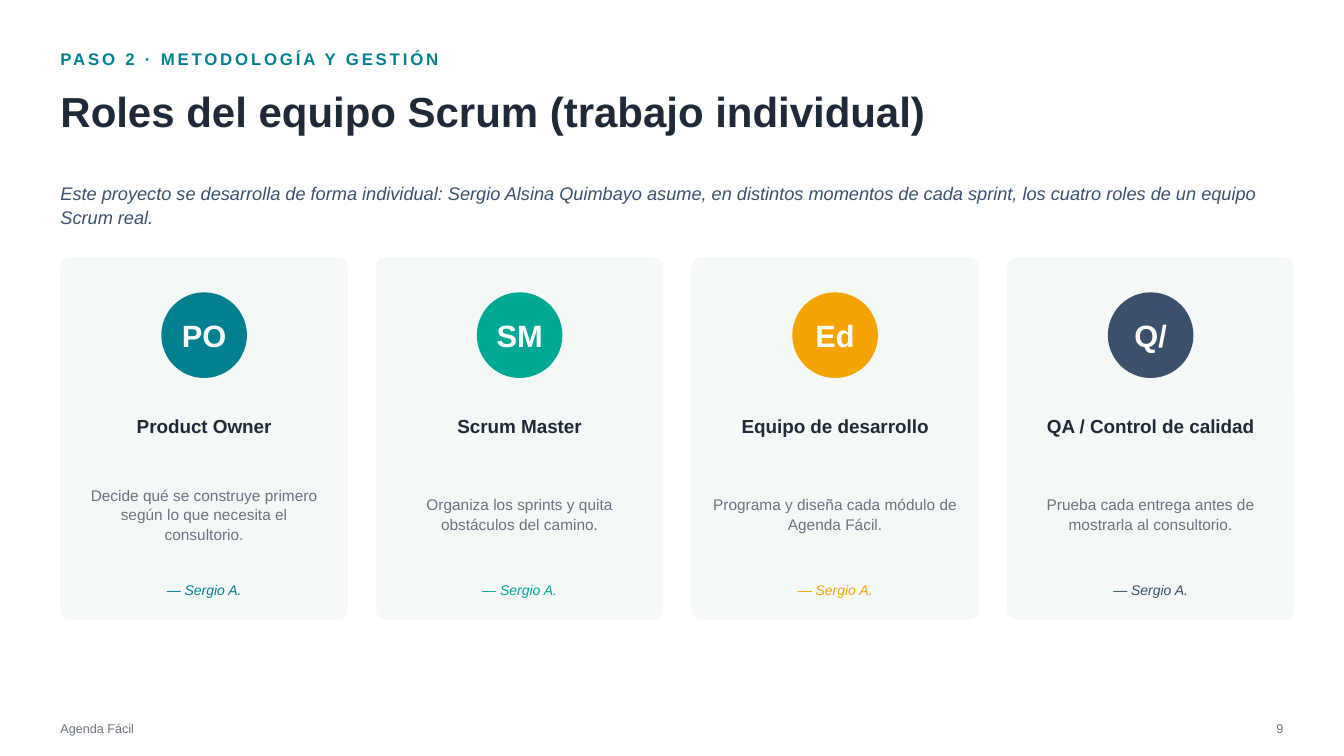
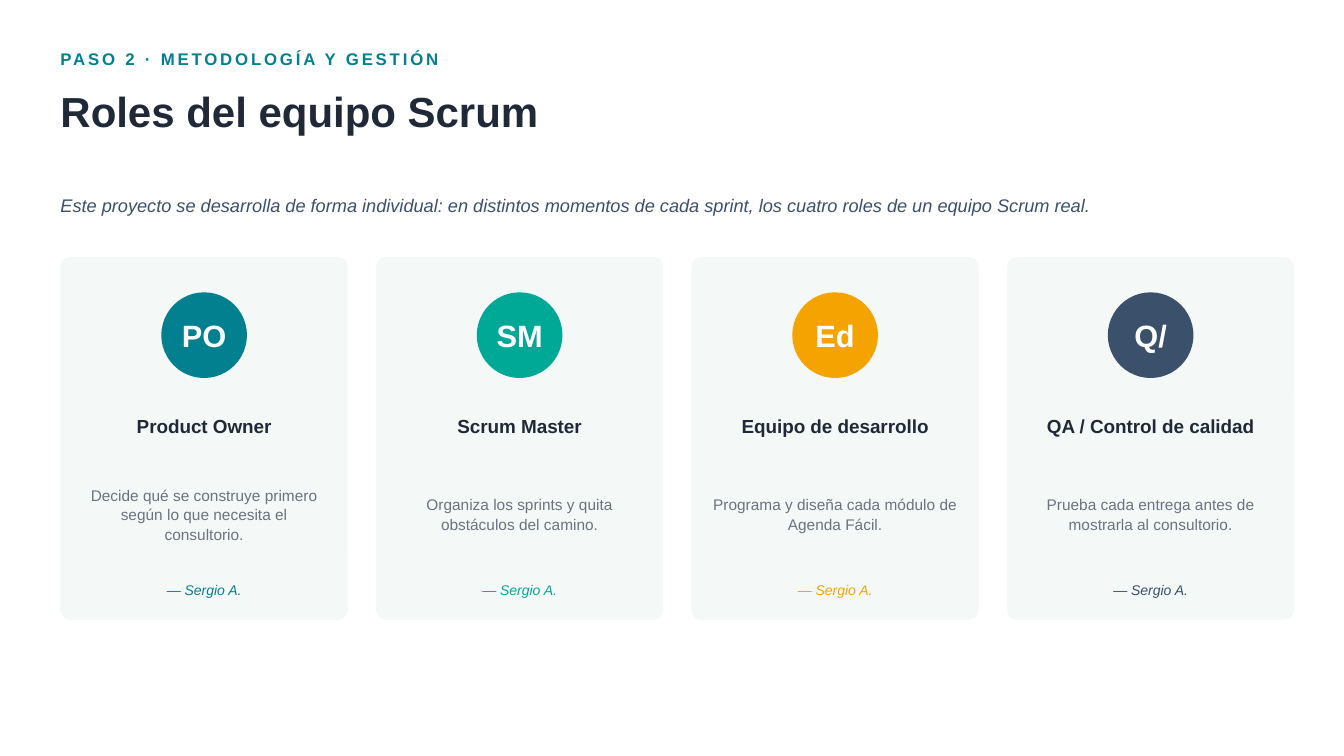
Before and after one commit to sealqui/agenda-facil, a slide deck: slide 10 of Agenda_Facil_Presentacion.pptx. Drawn at 1344x756 pixels with LibreOffice and Linux fonts; fonts in the diff are those of the drawing. Boxes give left, top, right and bottom in pixels: in the first picture for what was removed or moved away, otherwise in the second. Text is boxed around its words. In the diff, an @@ line names an element or a change of style, - is before the commit and + after.

```diff
--- a/Agenda_Facil_Presentacion.pptx
+++ b/Agenda_Facil_Presentacion.pptx
@@ text at [60,96,539,135]: text changed @@
-Roles del equipo Scrum (trabajo individual)
+Roles del equipo Scrum
@@ text at [60,198,1090,216]: text changed @@
-Este proyecto se desarrolla de forma individual: Sergio Alsina Quimbayo asume, en distintos momentos de cada sprint, los cuatro roles de un equipo Scrum real.
+Este proyecto se desarrolla de forma individual: en distintos momentos de cada sprint, los cuatro roles de un equipo Scrum real.
@@ text removed at [60,723,134,736] @@
-Agenda Fácil
@@ text removed at [1276,724,1283,733] @@
-9
```
Also in this commit, not shown: 15 other slides changed, 1 other file.
